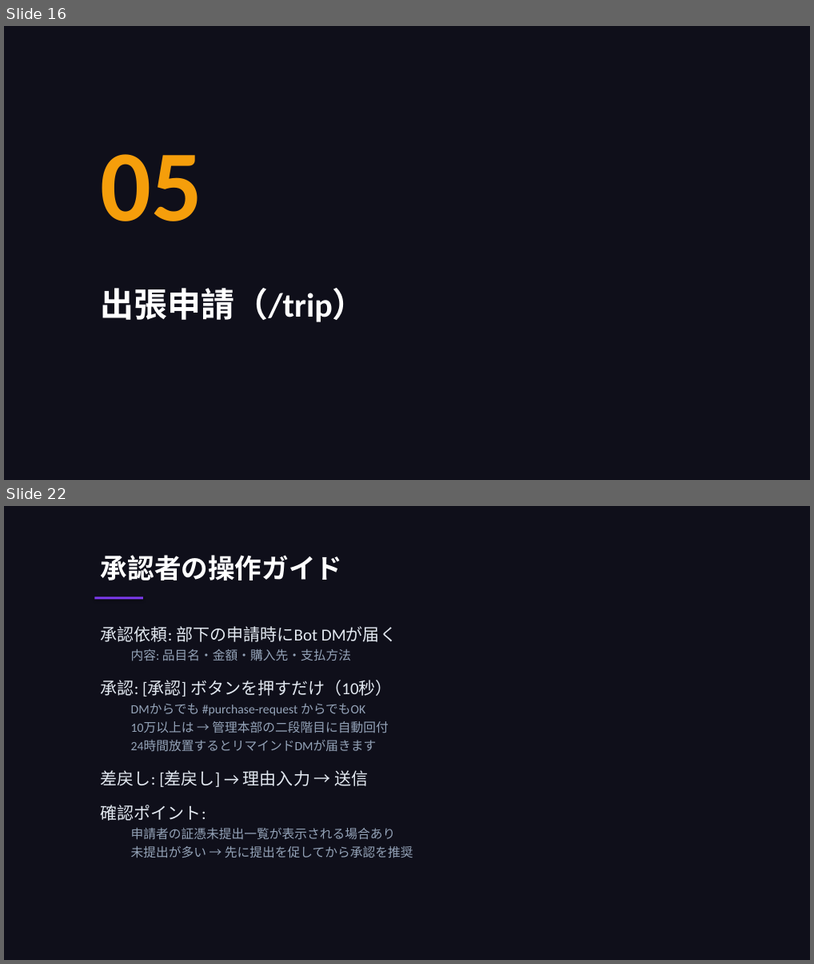
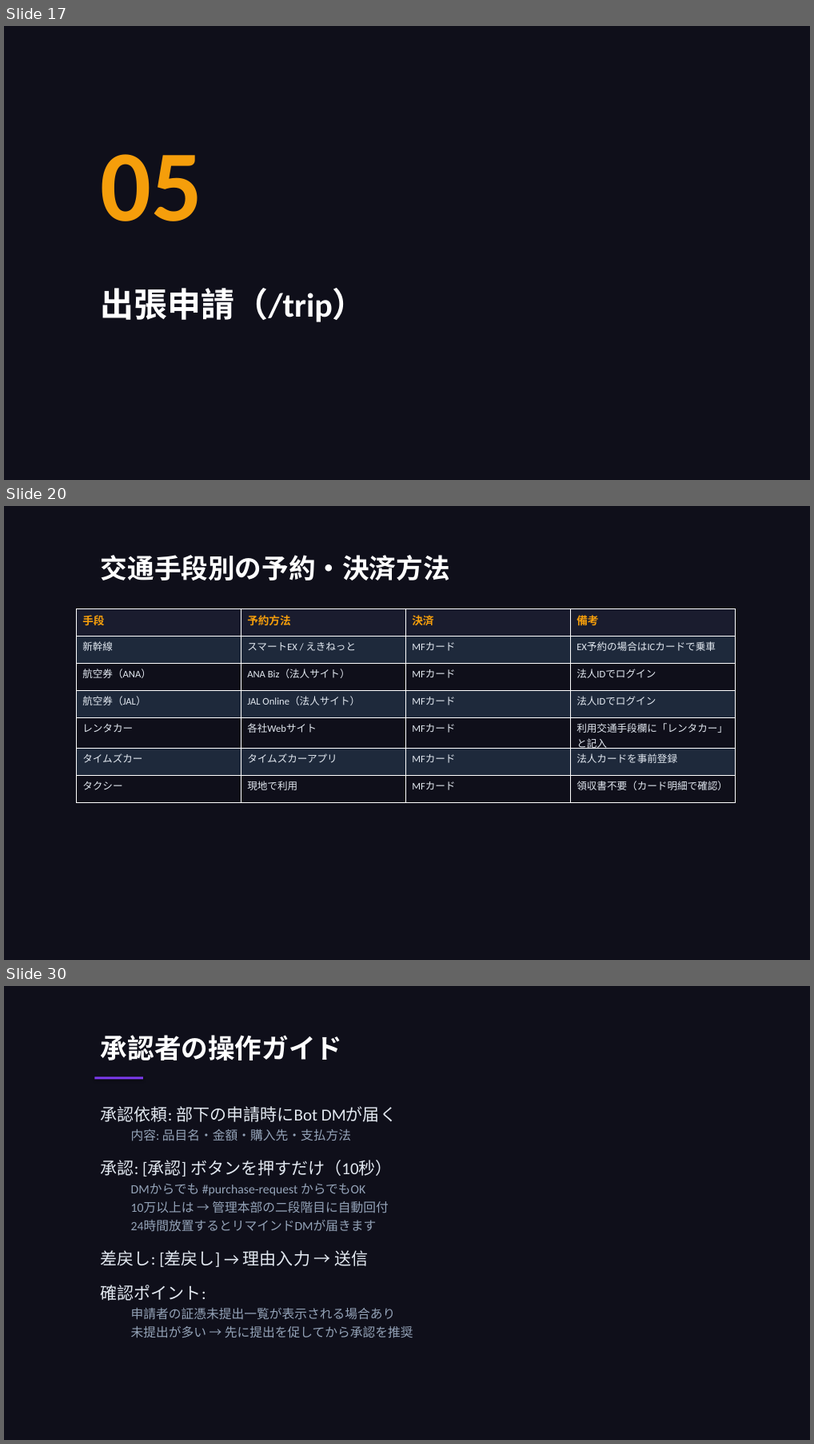
Before and after one commit to takeshiizawa123/next-procurement-poc, a slide deck: docs/user-manual.pptx. Shown one above the other, each under a label of ours: slides 16 and 22 before the commit, slides 17, 20 and 30 after it; the slides between them are not shown. The pictures are 814x964 and 814x1444 pixels, drawn with LibreOffice and Linux fonts; fonts in the diff are those of the drawing. Boxes give left, top, right and bottom in pixels: in the first picture for what was removed or moved away, otherwise in the second. Text is boxed around its words. In the diff, an @@ line names an element or a change of style, - is before the commit and + after.

```diff
--- a/docs/user-manual.pptx
+++ b/docs/user-manual.pptx
@@ slide 20 added at <box>4,506,810,960</box>, background #0F0F1A @@
@@ text added at <box>101,555,450,580</box>, 32 pt, text #FFFFFF, bold @@
+交通手段別の予約・決済方法
@@ table added at <box>77,609,738,800</box>, 7 rows, 4 columns @@
+手段 | 予約方法 | 決済 | 備考
+新幹線 | スマートEX / えきねっと | MFカード | EX予約の場合はICカードで乗車
+航空券（ANA） | ANA Biz（法人サイト） | MFカード | 法人IDでログイン
+航空券（JAL） | JAL Online（法人サイト） | MFカード | 法人IDでログイン
+レンタカー | 各社Webサイト | MFカード | 利用交通手段欄に「レンタカー」と記入
+タイムズカー | タイムズカーアプリ | MFカード | 法人カードを事前登録
+タクシー | 現地で利用 | MFカード | 領収書不要（カード明細で確認）
@@ what was slide 16 is now slide 17 @@
@@ what was slide 22 is now slide 30 @@
```
Also in this commit, not shown: 10 slides changed, 14 other slides added, 1 other file.
